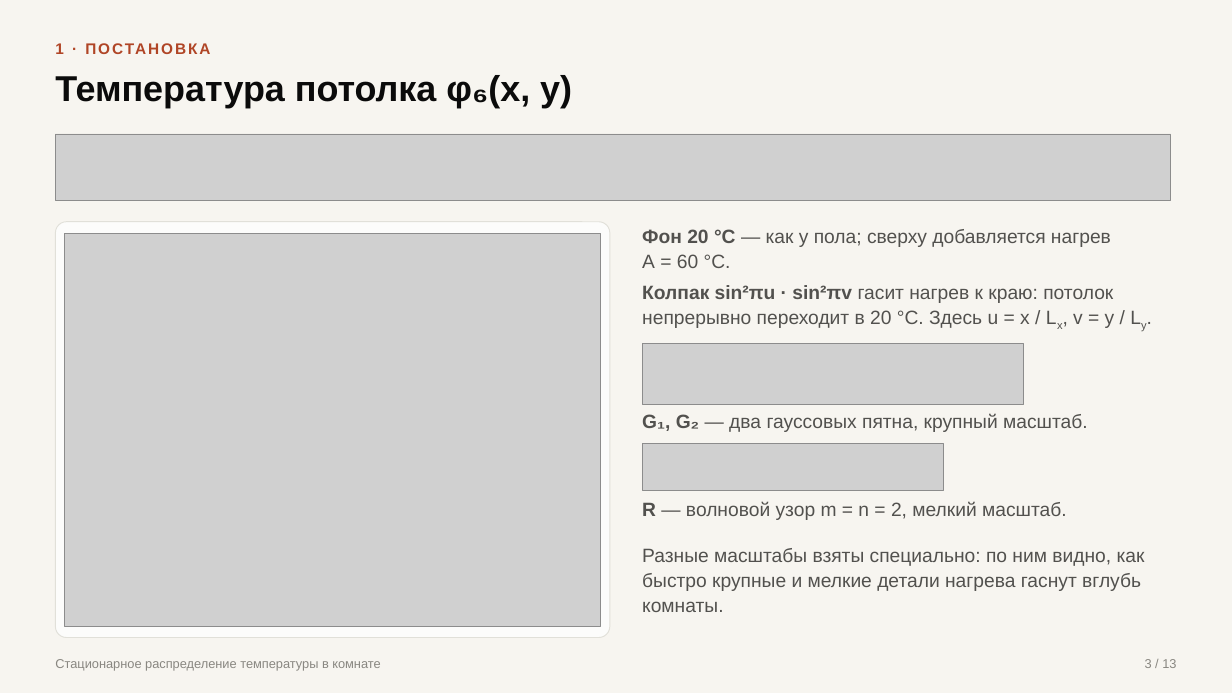
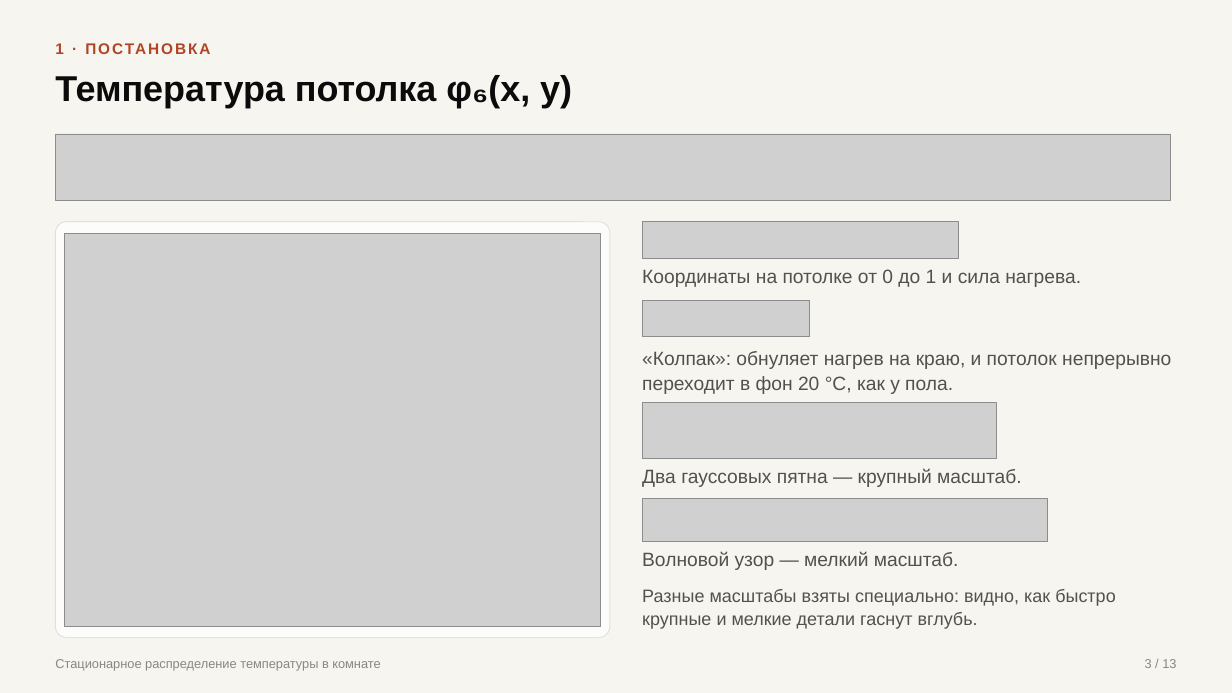
Before and after one commit to terMorel/computational-mathematics, a slide deck: slide 3 of PDE-Solver/presentation/PDE-Solver.pptx. Drawn at 1232x693 pixels with LibreOffice and Linux fonts; fonts in the diff are those of the drawing; grey boxes stand for pictures. Boxes give left, top, right and bottom in pixels: in the first picture for what was removed or moved away, otherwise in the second. Text is boxed around its words. In the diff, an @@ line names an element or a change of style, - is before the commit and + after.

```diff
--- a/PDE-Solver/presentation/PDE-Solver.pptx
+++ b/PDE-Solver/presentation/PDE-Solver.pptx
@@ text removed at bbox=[642, 229, 1115, 328] @@
-Фон 20 °C — как у пола; сверху добавляется нагрев A = 60 °C.
-Колпак sin²πu · sin²πv гасит нагрев к краю: потолок непрерывно переходит в 20 °C. Здесь u = x / Lx, v = y / Ly.
@@ picture added at bbox=[642, 222, 958, 259] @@
@@ text added at bbox=[642, 269, 1081, 287], 15 pt, text #52514E @@
+Координаты на потолке от 0 до 1 и сила нагрева.
@@ picture added at bbox=[642, 300, 811, 336] @@
@@ text added at bbox=[642, 351, 1171, 394], 15 pt, text #52514E @@
+«Колпак»: обнуляет нагрев на краю, и потолок непрерывно переходит в фон 20 °C, как у пола.
@@ picture: place and size @@
-picture at bbox=[642, 344, 1024, 405]
+picture at bbox=[642, 402, 996, 458]
@@ picture removed at bbox=[642, 444, 944, 490] @@
@@ text at bbox=[642, 468, 1022, 487]: text changed @@
-G₁, G₂ — два гауссовых пятна, крупный масштаб.
+Два гауссовых пятна — крупный масштаб.
@@ picture added at bbox=[642, 499, 1048, 543] @@
@@ text at bbox=[642, 551, 959, 570]: text changed @@
-R — волновой узор m = n = 2, мелкий масштаб.
+Волновой узор — мелкий масштаб.
@@ text at bbox=[642, 589, 1116, 629]: text changed; size 15 to 14 pt @@
-Разные масштабы взяты специально: по ним видно, как быстро крупные и мелкие детали нагрева гаснут вглубь комнаты.
+Разные масштабы взяты специально: видно, как быстро крупные и мелкие детали гаснут вглубь.
```
Also in this commit, not shown: 2 other slides changed, 2 other files.
